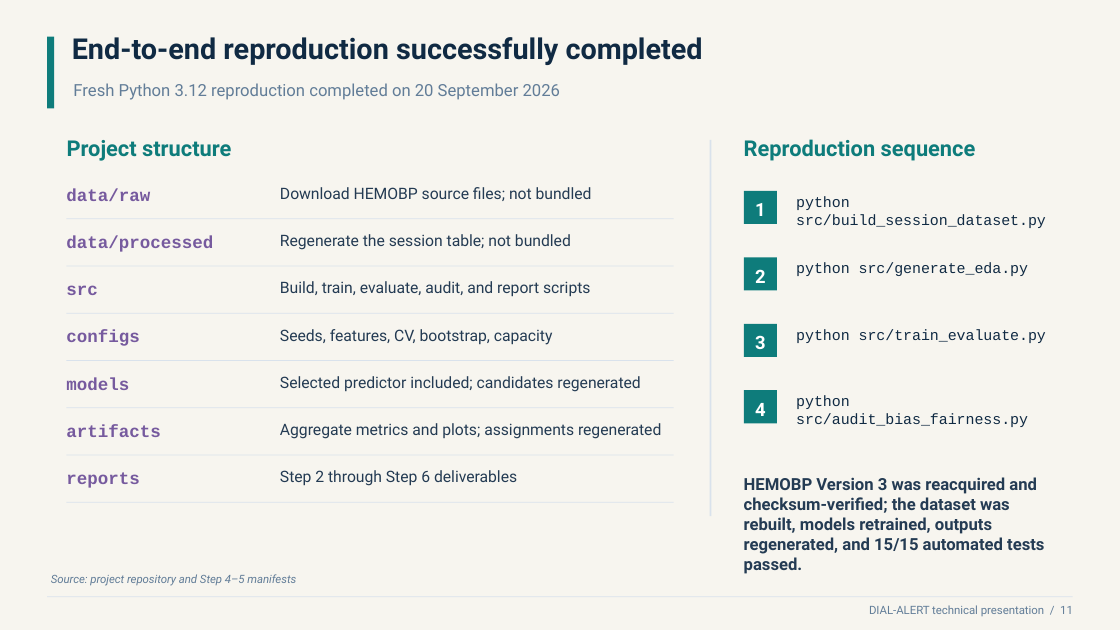
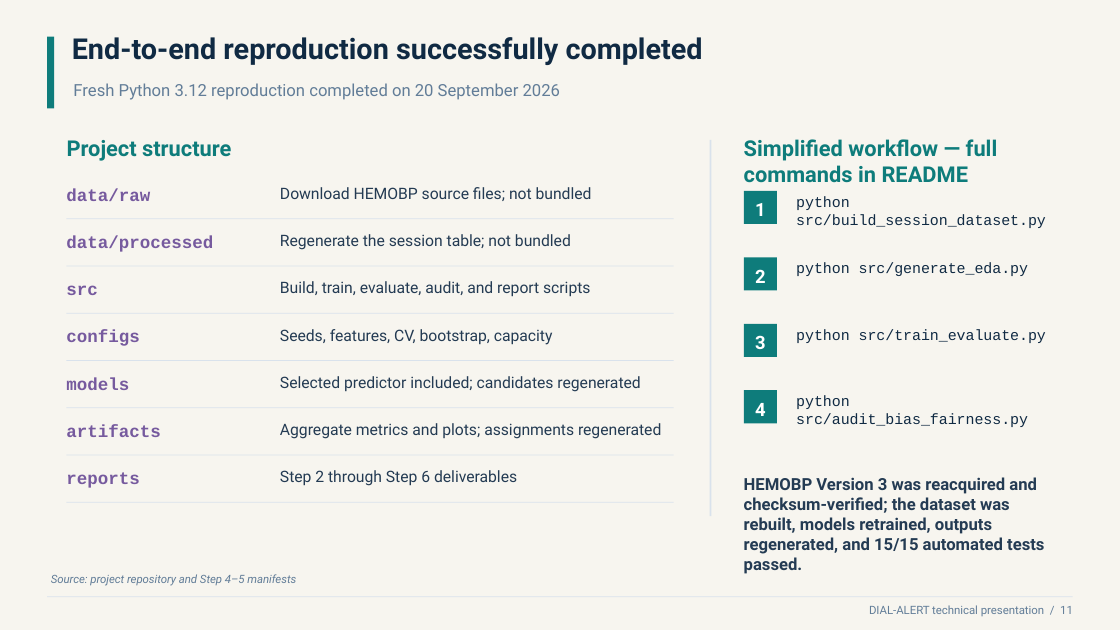
Before and after one commit to guillanofg/DIAL-ALERT, a slide deck: slide 11 of reports/Franklin_Guillano_DIAL_ALERT_Technical_Presentation.pptx. Drawn at 1120x630 pixels with LibreOffice and Linux fonts; fonts in the diff are those of the drawing. Boxes give left, top, right and bottom in pixels: in the first picture for what was removed or moved away, otherwise in the second. Text is boxed around its words. In the diff, an @@ line names an element or a change of style, - is before the commit and + after.

```diff
--- a/reports/Franklin_Guillano_DIAL_ALERT_Technical_Presentation.pptx
+++ b/reports/Franklin_Guillano_DIAL_ALERT_Technical_Presentation.pptx
@@ text at (744, 139, 998, 183): text changed @@
-Reproduction sequence
+Simplified workflow — full commands in README
```
Also in this commit, not shown: 4 other slides changed, 3 other files.
